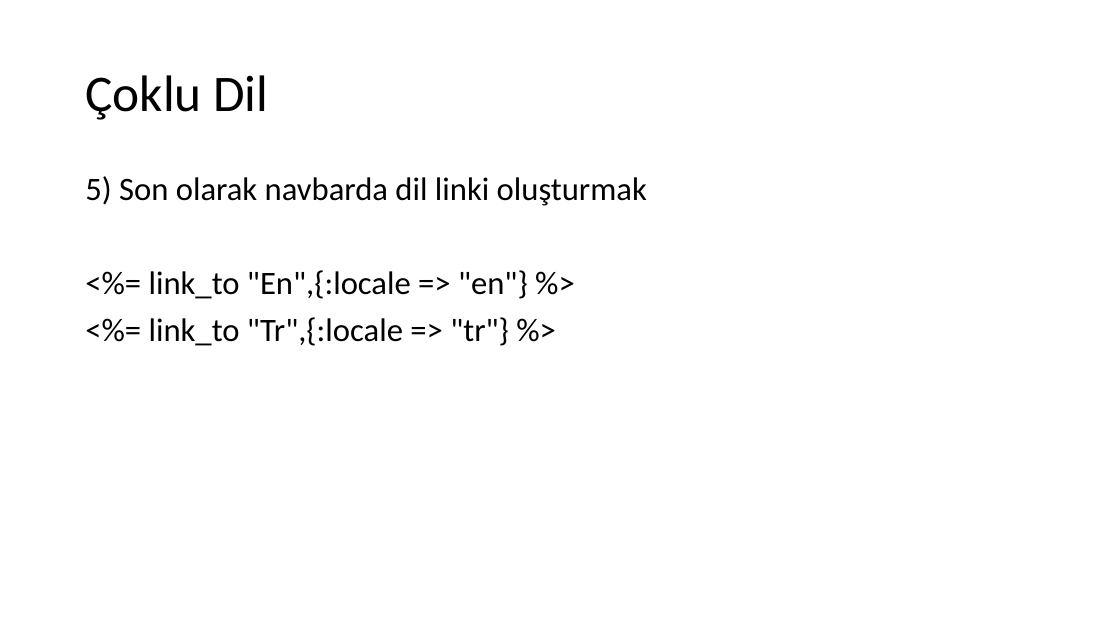
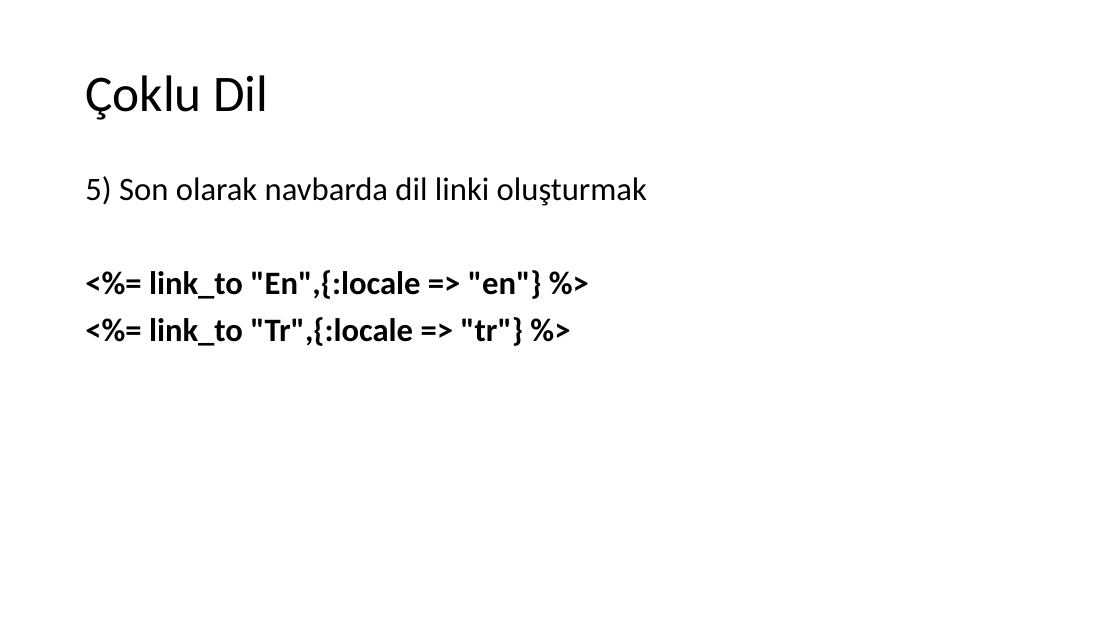
Before and after one commit to gorkemcakici/Web-Programlama, a slide deck: slide 13 of H9/1-Many.pptx. Drawn at 1120x630 pixels with LibreOffice and Linux fonts; fonts in the diff are those of the drawing. Boxes give left, top, right and bottom in pixels: in the first picture for what was removed or moved away, otherwise in the second. Text is boxed around its words. In the diff, an @@ line names an element or a change of style, - is before the commit and + after.

```diff
--- a/H9/1-Many.pptx
+++ b/H9/1-Many.pptx
@@ text at (x1=149, y1=270, x2=542, y2=346): bold on in "<%= link_to "En",{:locale => "en"} %>", "<%= link_to "Tr",{:locale => "tr"} %>" @@
```
Also in this commit, not shown: 7 other slides changed.
